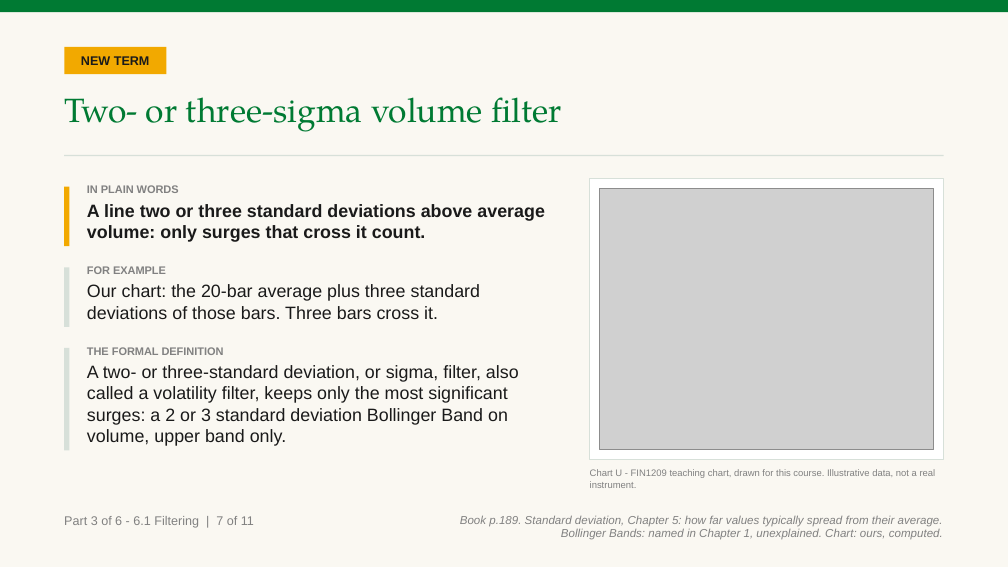
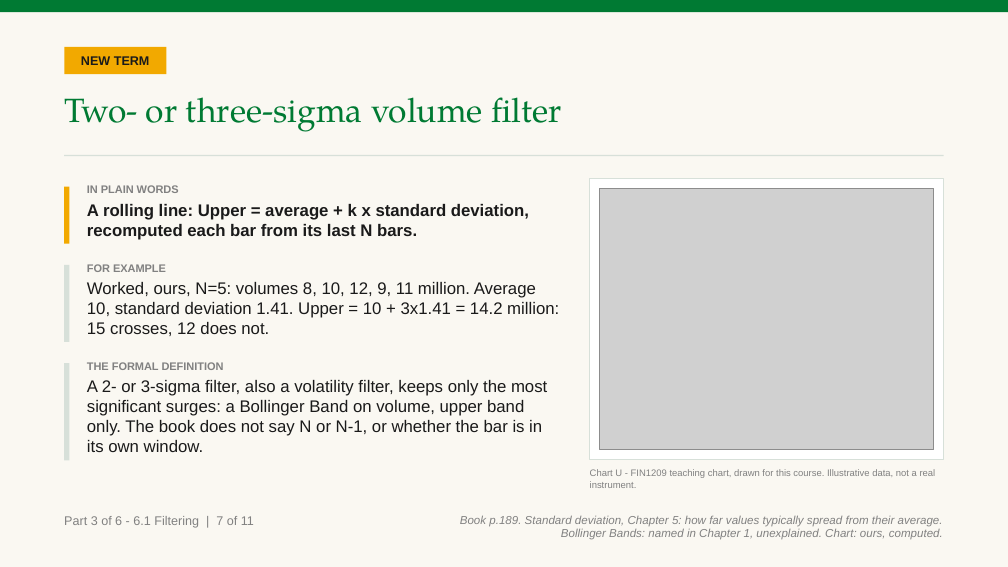
Before and after one commit to benjiesotelo-sudo/Telos_FIN1209, a slide deck: slide 45 of chapter-06/FIN1209-Chapter-06-Student-Edition.pptx. Drawn at 1008x567 pixels with LibreOffice and Linux fonts; fonts in the diff are those of the drawing; grey boxes stand for pictures. Boxes give left, top, right and bottom in pixels: in the first picture for what was removed or moved away, otherwise in the second. Text is boxed around its words. In the diff, an @@ line names an element or a change of style, - is before the commit and + after.

```diff
--- a/chapter-06/FIN1209-Chapter-06-Student-Edition.pptx
+++ b/chapter-06/FIN1209-Chapter-06-Student-Edition.pptx
@@ rectangle: place and size @@
-rectangle at box(64, 187, 70, 247)
+rectangle at box(64, 187, 70, 243)
@@ text at box(87, 204, 529, 240): text changed; size 17 to 16 pt @@
-A line two or three standard deviations above average volume: only surges that cross it count.
+A rolling line: Upper = average + k x standard deviation, recomputed each bar from its last N bars.
@@ rectangle: place and size @@
-rectangle at box(64, 268, 70, 327)
+rectangle at box(64, 265, 70, 342)
@@ text at box(87, 282, 559, 336): text changed; size 17 to 16 pt @@
-Our chart: the 20-bar average plus three standard deviations of those bars. Three bars cross it.
+Worked, ours, N=5: volumes 8, 10, 12, 9, 11 million. Average 10, standard deviation 1.41. Upper = 10 + 3x1.41 = 14.2 million: 15 crosses, 12 does not.
@@ text "THE FORMAL DEFINITION": place and size @@
-text "THE FORMAL DEFINITION" at box(87, 347, 519, 446)
+text "THE FORMAL DEFINITION" at box(87, 362, 547, 452)
@@ rectangle: place and size @@
-rectangle at box(64, 348, 70, 450)
+rectangle at box(64, 363, 70, 461)
@@ text at box(87, 380, 547, 452): text changed; size 17 to 16 pt @@
-A two- or three-standard deviation, or sigma, filter, also called a volatility filter, keeps only the most significant surges: a 2 or 3 standard deviation Bollinger Band on volume, upper band only.
+A 2- or 3-sigma filter, also a volatility filter, keeps only the most significant surges: a Bollinger Band on volume, upper band only. The book does not say N or N-1, or whether the bar is in its own window.
```
Also in this commit, not shown: 1 other slide changed, 2 other files.
